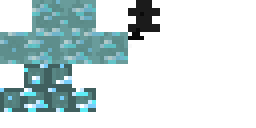
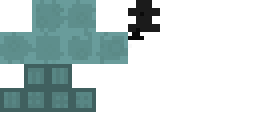
Before/after of a 256px x 128px layered artwork. What changed in the layer stack:
removed layer "Capa 8" (was 50%) over [0,0,128,64]
removed layer "Capa 3" over [0,64,96,112]
